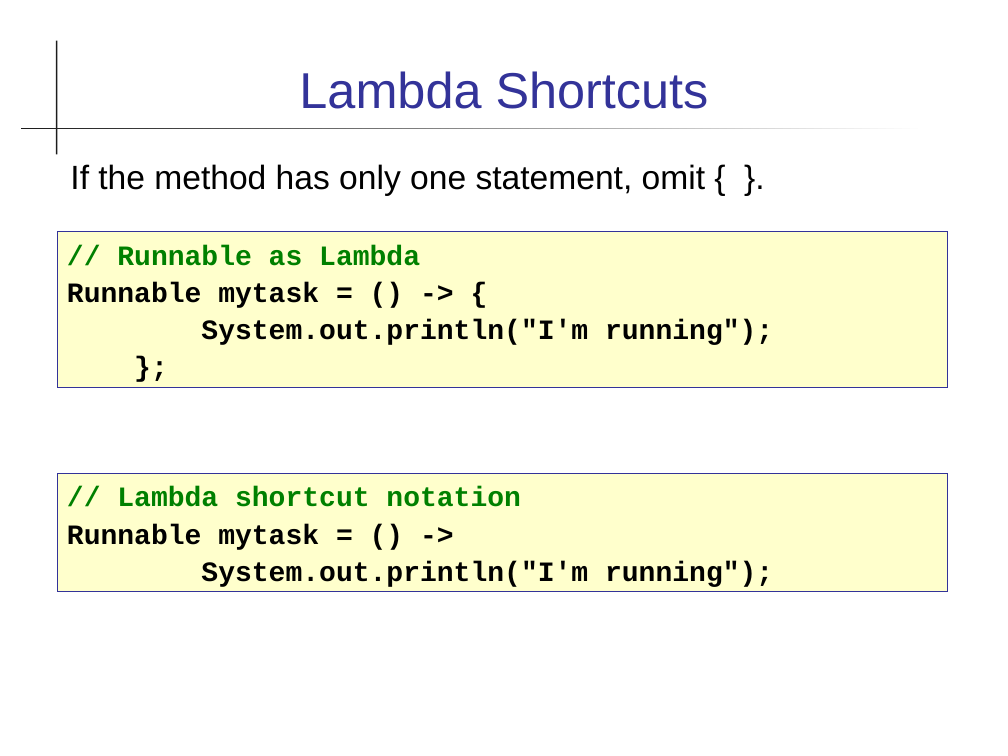
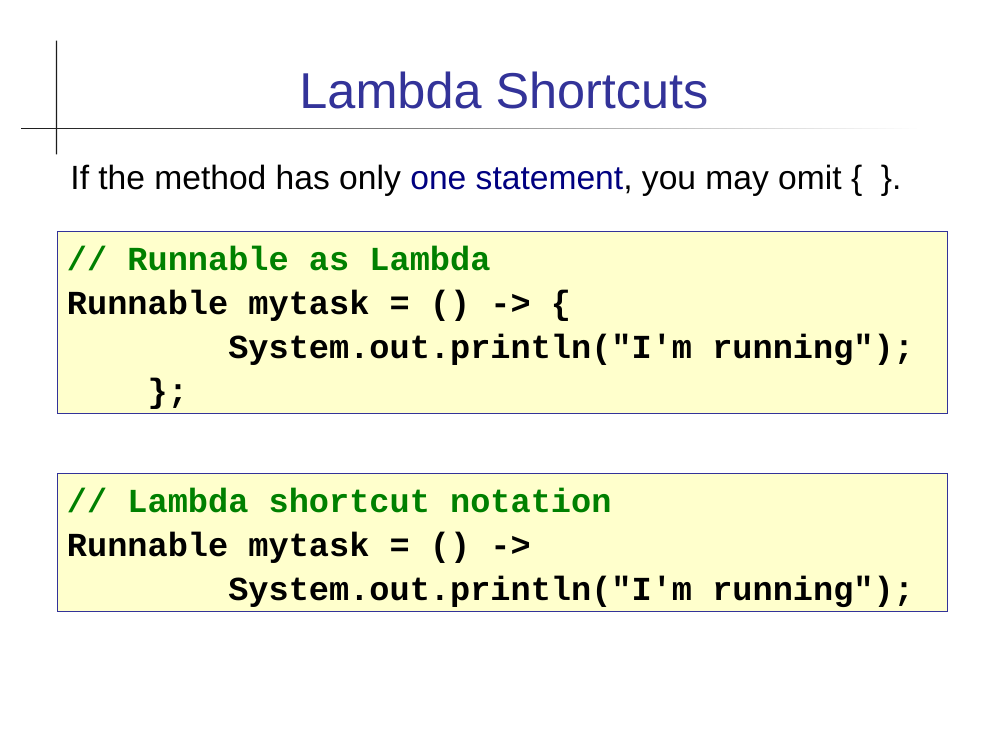
Before and after one commit to skeoop/skeoop.github.io, a slide deck: slide 13 of week13/Java-8-Features.ppt (slide 12 before the commit). Drawn at 1008x756 pixels with LibreOffice and Linux fonts; fonts in the diff are those of the drawing. Boxes give left, top, right and bottom in pixels: in the first picture for what was removed or moved away, otherwise in the second. Text is boxed around its words. In the diff, an @@ line names an element or a change of style, - is before the commit and + after.

```diff
--- a/week13/Java-8-Features.ppt
+++ b/week13/Java-8-Features.ppt
@@ text at box(70, 164, 841, 196): text changed @@
-If the method has only one statement, omit { }.
+If the method has only one statement, you may omit { }.
@@ rectangle "// Runnable as Lambda" at box(57, 232, 948, 414): size 20 to 24 pt @@
@@ rectangle "// Runnable as Lambda": place and size @@
-rectangle "// Runnable as Lambda" at box(57, 232, 948, 387)
+rectangle "// Runnable as Lambda" at box(57, 232, 948, 414)
@@ rectangle "// Lambda shortcut notation": place and size @@
-rectangle "// Lambda shortcut notation" at box(57, 474, 948, 592)
+rectangle "// Lambda shortcut notation" at box(57, 474, 948, 612)
@@ rectangle "// Lambda shortcut notation" at box(57, 474, 948, 612): size 20 to 24 pt @@
```
Also in this commit, not shown: 16 other slides changed, 1 slide added, 10 other files.
